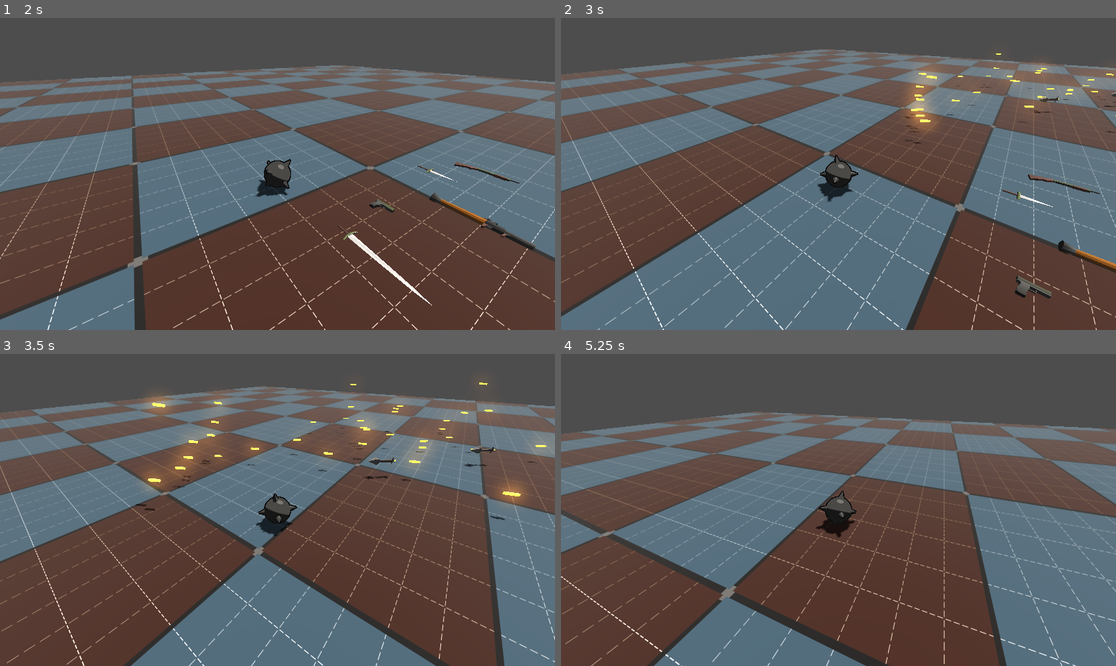
Above: before the commit, frames 1-4 (two rows, left to right).
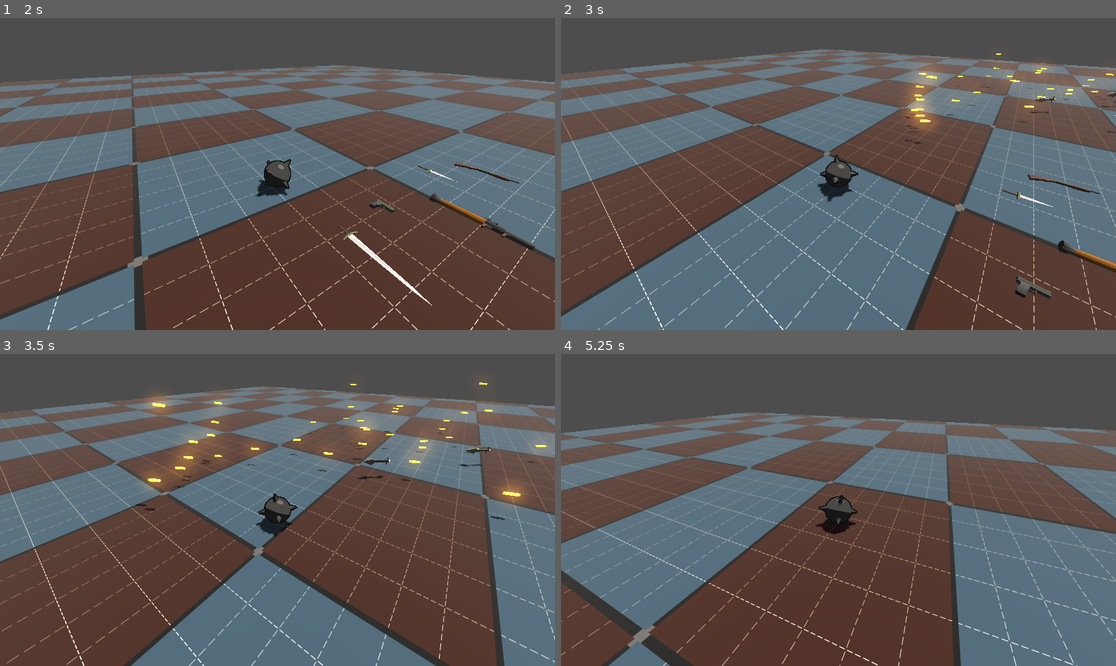
Above: after the commit, the same moments.

Repository: erikringwalters/pirate-jam-16-prototype
Game: Godot game, scene res://scenes/main.tscn
Same seed, same stepped clock (60 frames per second), same inputs: the game is played once before the commit and once after it.
Inputs (mouse positions are in pixels of both pictures, inside the frame that each line leads up to):
- Up to frame 1 (2 s): tap Enter (restart) at 0.5, 1.25 s; move the mouse to (399, 158) at 0.52 s; press the mouse at (399, 158) at 0.53 s; hold D (move_right) 0.53-1.28 s; move the mouse to (249, 174) at 1.27 s; release the mouse at (249, 174) at 1.28 s; hold W (move_up) from 1.28 s (still down); click (249, 174) at 1.35 s
- Up to frame 2 (3 s): keep holding W (move_up); tap Enter (restart) at 2, 2.75 s; move the mouse to (849, 167) at 2.02 s; press the mouse at (849, 167) at 2.03 s; move the mouse to (832, 180) at 2.77 s; release the mouse at (832, 180) at 2.78 s; click (832, 180) at 2.85 s
- Up to frame 3 (3.5 s): keep holding W (move_up)
- Up to frame 4 (5.25 s): keep holding W (move_up); tap Enter (restart) at 3.5, 4.25 s; move the mouse to (877, 513) at 3.52 s; press the mouse at (877, 513) at 3.53 s; move the mouse to (794, 506) at 4.27 s; release the mouse at (794, 506) at 4.28 s; click (794, 506) at 4.35 s; move the mouse to (844, 510) at 5.02 s; press the mouse at (844, 510) at 5.03 s

Frame 1 is identical in both runs. In frame 2, less than 0.1% of the frame differs, in the area x 84-100%, y 23-31%; in frame 3, 0.1%; in frame 4, 27%, in the area x 0-100%, y 18-100%.

Commit message:
explosion damage the correct entity

Diff:
--- a/scenes/weapons/rocket.tscn
+++ b/scenes/weapons/rocket.tscn
@@ -22,7 +22,7 @@
 
 [node name="RayCast" type="RayCast3D" parent="RBCollision"]
 unique_name_in_owner = true
-transform = Transform3D(-1, 8.74228e-08, 0, -8.74228e-08, -1, 0, 0, 0, 1, 0.000982918, 1.28569, -2.62268e-08)
+transform = Transform3D(-1, 8.74228e-08, 0, -8.74228e-08, -1, 0, 0, 0, 1, 0.000982918, 1.58952, -3.95079e-08)
 
 [node name="Rocket" parent="RBCollision" instance=ExtResource("1_6gyb8")]
 transform = Transform3D(-3.27835e-08, 0.75, 0, -0.75, -3.27835e-08, 0, 0, 0, 0.75, 2.30443e-09, 0.0527193, 0)
--- a/scripts/bullet.gd
+++ b/scripts/bullet.gd
@@ -6,6 +6,8 @@
 
 @onready var mesh :MeshInstance3D = $MeshInstance3D
 @onready var ray : RayCast3D = $RayCast3D
+
+var fired_by_player
 
 func _ready():
 	$Life.start()
--- a/scripts/enemy.gd
+++ b/scripts/enemy.gd
@@ -59,6 +59,9 @@
 func enemy_process_melee_damage(dmg) -> void:
 	process_damage(dmg)
 
+func enemy_process_explosion_damage(dmg):
+	process_damage(dmg)
+
 func process_damage(dmg):
 	$RBCollision/MeshInstance3D.material_override.emission = Color(100, 0 ,0)
 	$ResetHitColor.start()
@@ -74,12 +77,12 @@
 		queue_free()
 
 func _on_hit_box_area_entered(area: Area3D) -> void:
-	print('adsufyoausidyaouidyfoadf', area.name)
 	if area.has_method("projectile_damage"):
 		process_damage(area.projectile_damage())
 		if (area.type=="Rocket" or area.type=="rocket"):
 			var expl = Items.explosion.instantiate()
 			get_parent().add_child(expl)
+			expl.fired_by_player = area.fired_by_player
 			expl.global_transform.origin = area.global_transform.origin
 		area.queue_free()
 
--- a/scripts/explosion.gd
+++ b/scripts/explosion.gd
@@ -2,7 +2,9 @@
 
 var damage : float = 500
 var items_in_radius : Array
-var explosion_force : int = 10
+var explosion_force : int = 3
+
+var fired_by_player = false
 
 func _ready() -> void:
 	$Lifetime.start()
@@ -34,17 +36,20 @@
 	#var random_vector : Vector3
 	#Applying the explosion force for every Rigidbody in the array.
 	for j in items_in_radius:
+		print('Enemy' in str(j), j.get_collision_layer())
 		#Getting a direction vector between the bomb and all nearby RigidBodies. This line of code later helps to calculate a trajectory    for the Rigidbodies.
 		force_dir = global_position.direction_to(j.global_position)
 		#Make it go up because otherwise it is shoved into the ground
-		force_dir += Vector3(0.0,2.0,0.0)
+		force_dir += Vector3(0.0,0.2,0.0)
 		#Generating a position on the object where the force will be applied. This line of code makes the Rigidbodies randomly rotate after the explosion.
 		#random_vector = Vector3(randf_range(0, 1), randf_range(0, 1), randf_range(0, 1)) * force_dir
 		#j.apply_impulse(random_vector, force_dir * explosion_force)
 		# can also probably be this if we don't want spin:
 		j.apply_impulse(force_dir * explosion_force, force_dir)
-		if (j.has_method('process_damage')):
-			j.process_damage(damage)
+		if (j.has_method('enemy_process_explosion_damage') and fired_by_player):
+			j.enemy_process_explosion_damage(damage)
+		if (j.has_method('player_process_explosion_damage') and !fired_by_player):
+			j.player_process_explosion_damage(damage)
 
 func explosion_damage() -> float:
 	return damage
--- a/scripts/player.gd
+++ b/scripts/player.gd
@@ -92,15 +92,32 @@
 func _on_pickup_area_entered(area: Node3D) -> void:
 	take_hit(area)
 
-func _on_hit_box_area_entered(area: Area3D) -> void:
-	take_hit(area)
+#func _on_hit_box_area_entered(area: Area3D) -> void:
+	#take_hit(area)
+
+func player_process_explosion_damage(damage):
+	#health -= damage/3
+	print("player splosion")
+	if health <= 0:
+		get_parent().get_node("UI").game_over()
 
 func player_process_melee_damage(_dmg):
 	print('player got hit by a sword or sumthing')
 
+# Despawn the projectile and create explosion if a rocket
+func handle_projectile_despawn(area:Node3D):
+	if area.has_method("projectile_damage"):
+		if (area.type=="Rocket" or area.type=="rocket"):
+			var expl = Items.explosion.instantiate()
+			get_parent().add_child(expl)
+			expl.fired_by_player = area.fired_by_player
+			expl.global_transform.origin = area.global_transform.origin
+		area.queue_free()
+
 func take_hit(area:Node3D):
 	if area.is_in_group("Projectile"):
 		health -= area.projectile_damage() if area.has_method("projectile_damage") else 0
+		handle_projectile_despawn(area)
 		print("player health: ", health)
 		if health <= 0:
 			get_parent().get_node("UI").game_over()
--- a/scripts/weapon.gd
+++ b/scripts/weapon.gd
@@ -19,6 +19,8 @@
 var gun_barrel
 var projectile_scene
 var projectile
+
+var held_by_player = false
 
 func _ready() -> void:
 	if (projectile_type and projectile_type != ''):
@@ -46,7 +48,7 @@
 			projectile = projectile_scene.instantiate()
 			projectile.position = gun_barrel.global_position
 			projectile.transform.basis = gun_barrel.global_transform.basis
-			projectile.set_type(projectile_type)
+			projectile.fired_by_player = held_by_player
 			projectile.set_damage(Items.weapons[weapon_type]['base_damage'])
 			projectile.set_collision_layers(is_pickedup and get_collision_layer_value(CollisionLayers.ENEMY_DAMAGE))
 			# Randomly rotate each axis
@@ -65,6 +67,7 @@
 		projectile = projectile_scene.instantiate()
 		projectile.position = gun_barrel.global_position
 		projectile.transform.basis = gun_barrel.global_transform.basis
+		projectile.fired_by_player = held_by_player
 		projectile.set_type(projectile_type)
 		projectile.set_damage(Items.weapons[weapon_type]['base_damage'])
 		projectile.set_collision_layers(is_pickedup and get_collision_layer_value(CollisionLayers.ENEMY_DAMAGE))
@@ -91,6 +94,7 @@
 	print('player pickup')
 	is_pickedup = true
 	set_collision_layers(false, true)
+	held_by_player = true
 	start_shot_timer()
 
 # DM Note: Timer triggered auto_shoot function with console logs for each weapon type
